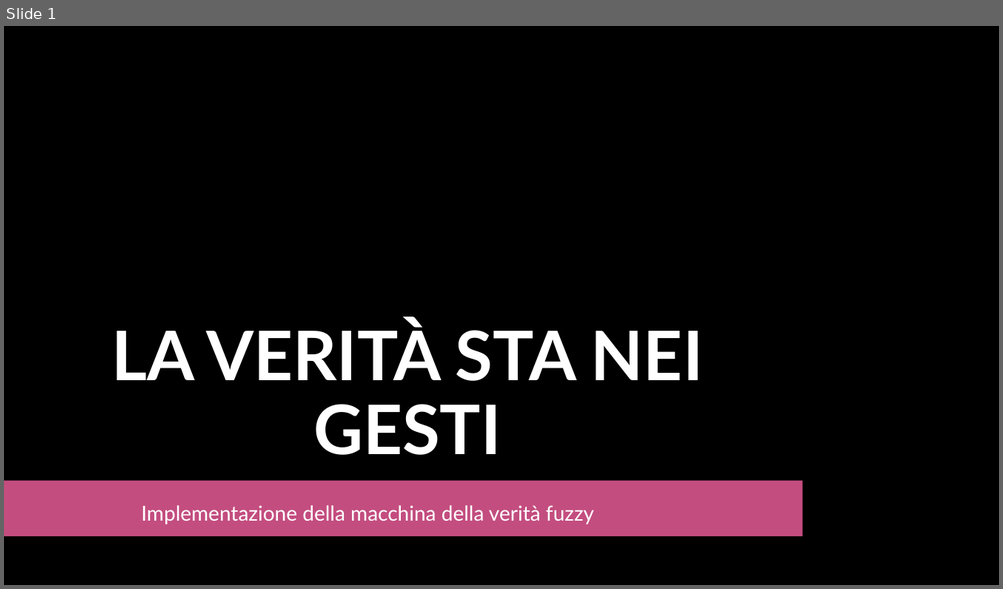
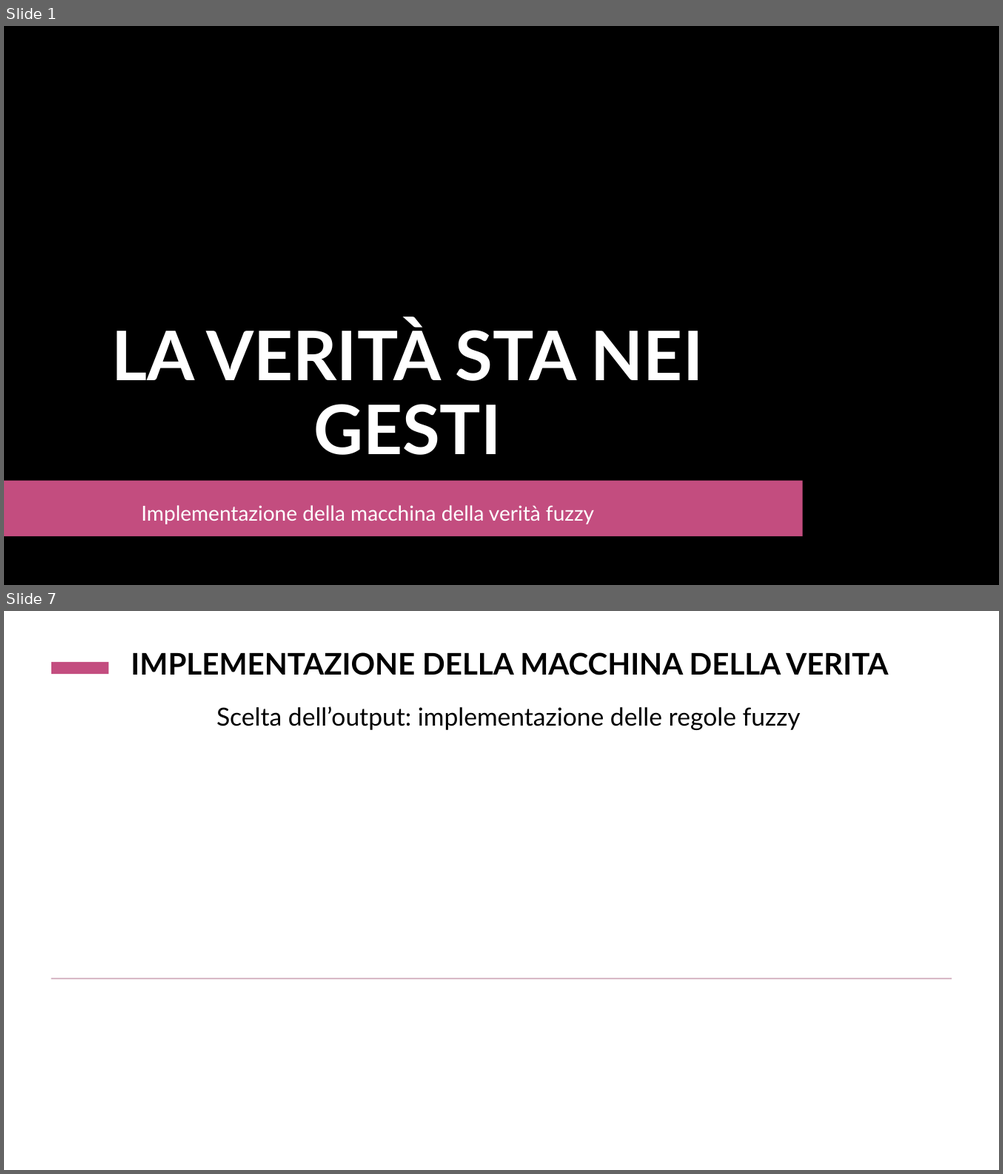
Before and after one commit to ClaudiaMarano/Progetto-Fuzzy, a slide deck: LA VERITÀ STA NEI GESTI.pptx. Shown one above the other, each under a label of ours: slide 1 before the commit, slides 1 and 7 after it; the slides between them are not shown. The pictures are 1003x589 and 1003x1174 pixels, drawn with LibreOffice and Linux fonts; fonts in the diff are those of the drawing; background and template pictures are left out. Boxes give left, top, right and bottom in pixels: in the first picture for what was removed or moved away, otherwise in the second. Text is boxed around its words. In the diff, an @@ line names an element or a change of style, - is before the commit and + after.

```diff
--- a/LA VERITÀ STA NEI GESTI.pptx
+++ b/LA VERITÀ STA NEI GESTI.pptx
@@ slide 7 added at (x1=4, y1=611, x2=999, y2=1170), background #FFFFFF @@
@@ title added at (x1=131, y1=652, x2=888, y2=675), 28.8 pt, text #000000, bold @@
+IMPLEMENTAZIONE DELLA MACCHINA DELLA VERITA
@@ rectangle added at (x1=51, y1=662, x2=109, y2=674), fill #C34D7F @@
@@ text added at (x1=216, y1=706, x2=800, y2=730), 24 pt, text #000000 @@
+Scelta dell’output: implementazione delle regole fuzzy
@@ rectangle added at (x1=51, y1=978, x2=951, y2=980), fill #D8B9C7 @@
```
Also in this commit, not shown: 1 slide changed, 5 other slides added.
